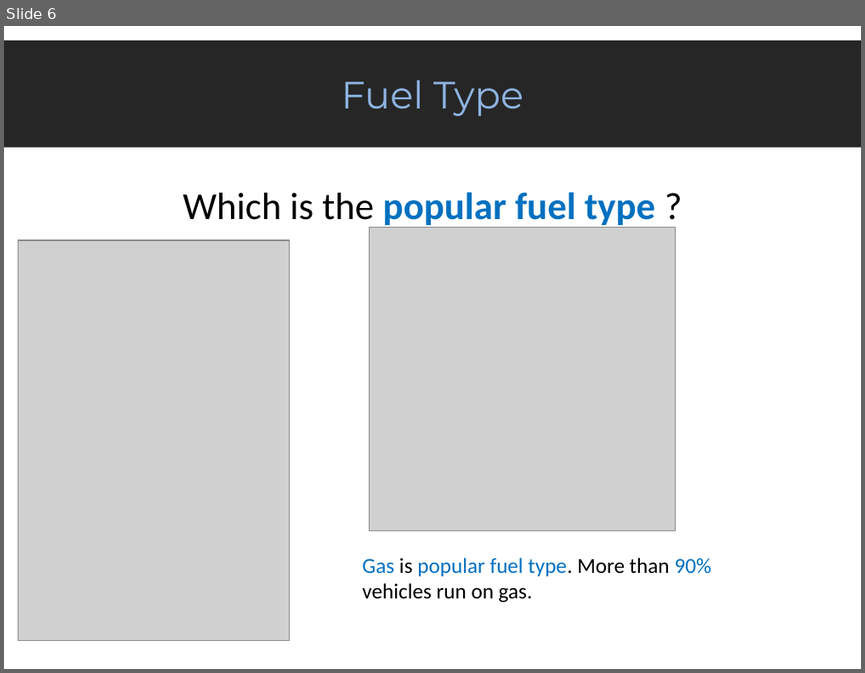
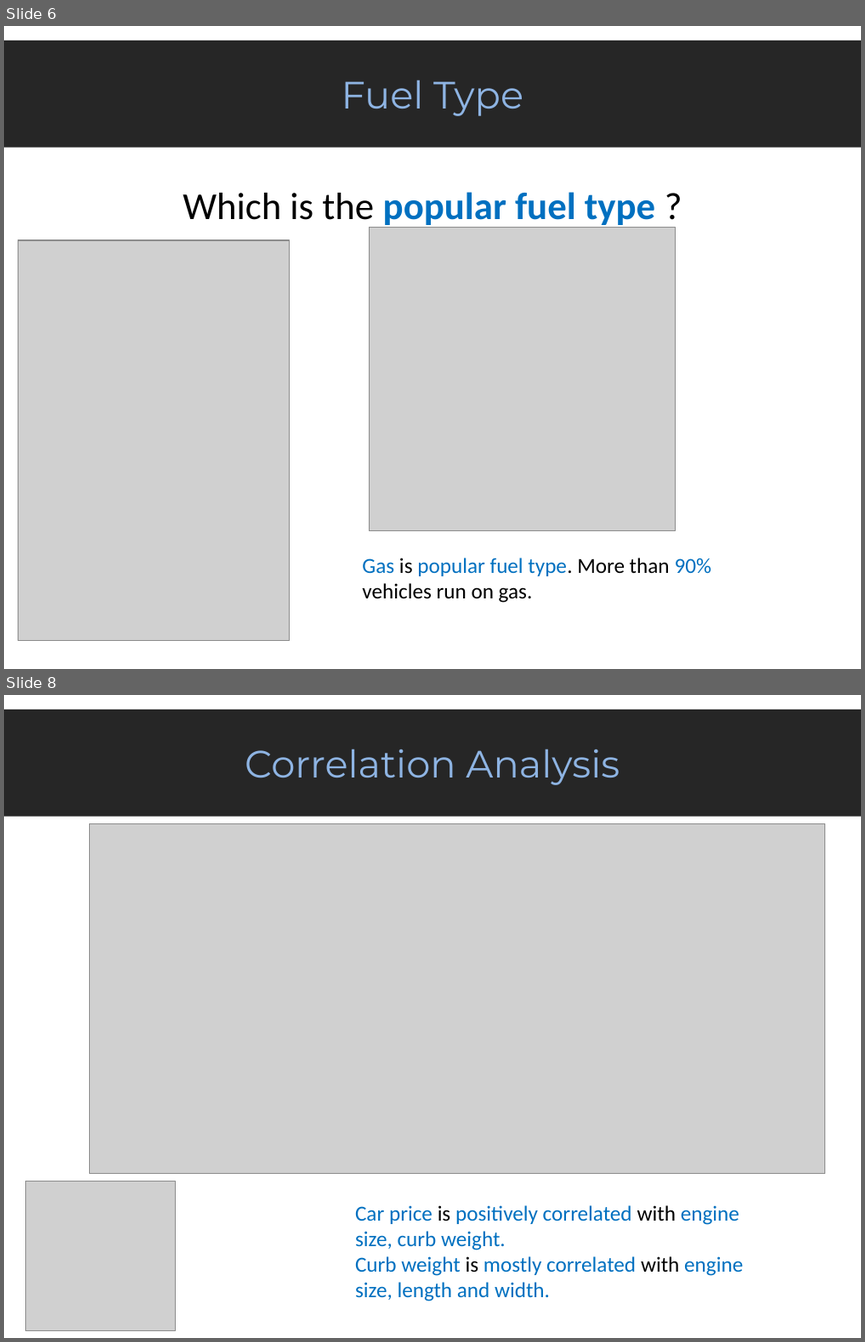
Before and after one commit to praneetrane/EDA_Automobile-data, a slide deck: EDA_Automobile_Data.pptx. Shown one above the other, each under a label of ours: slide 6 before the commit, slides 6 and 8 after it; the slides between them are not shown. The pictures are 865x673 and 865x1342 pixels, drawn with LibreOffice and Linux fonts; fonts in the diff are those of the drawing; grey boxes stand for pictures. Boxes give left, top, right and bottom in pixels: in the first picture for what was removed or moved away, otherwise in the second. Text is boxed around its words. In the diff, an @@ line names an element or a change of style, - is before the commit and + after.

```diff
--- a/EDA_Automobile_Data.pptx
+++ b/EDA_Automobile_Data.pptx
@@ slide 8 added at (x1=4, y1=695, x2=861, y2=1338), background #FFFFFF @@
@@ rectangle added at (x1=4, y1=709, x2=861, y2=817), fill #262626, 32 pt, text #8EB4E3 @@
+Correlation Analysis
@@ picture added at (x1=90, y1=823, x2=825, y2=1173) @@
@@ picture added at (x1=25, y1=1181, x2=176, y2=1331) @@
@@ text added at (x1=355, y1=1205, x2=743, y2=1301), 18 pt, text #0070C0 @@
+Car price is positively correlated with engine size, curb weight.
+Curb weight is mostly correlated with engine size, length and width.
```
Also in this commit, not shown: 1 slide changed, 9 other slides added.
